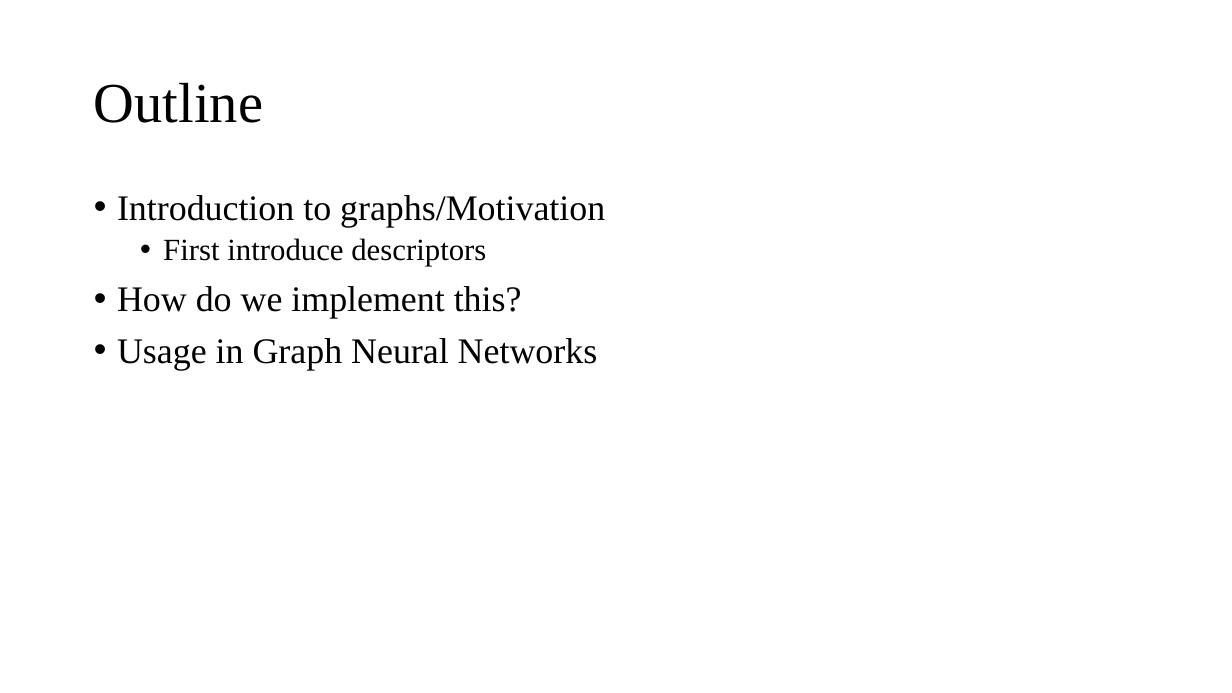
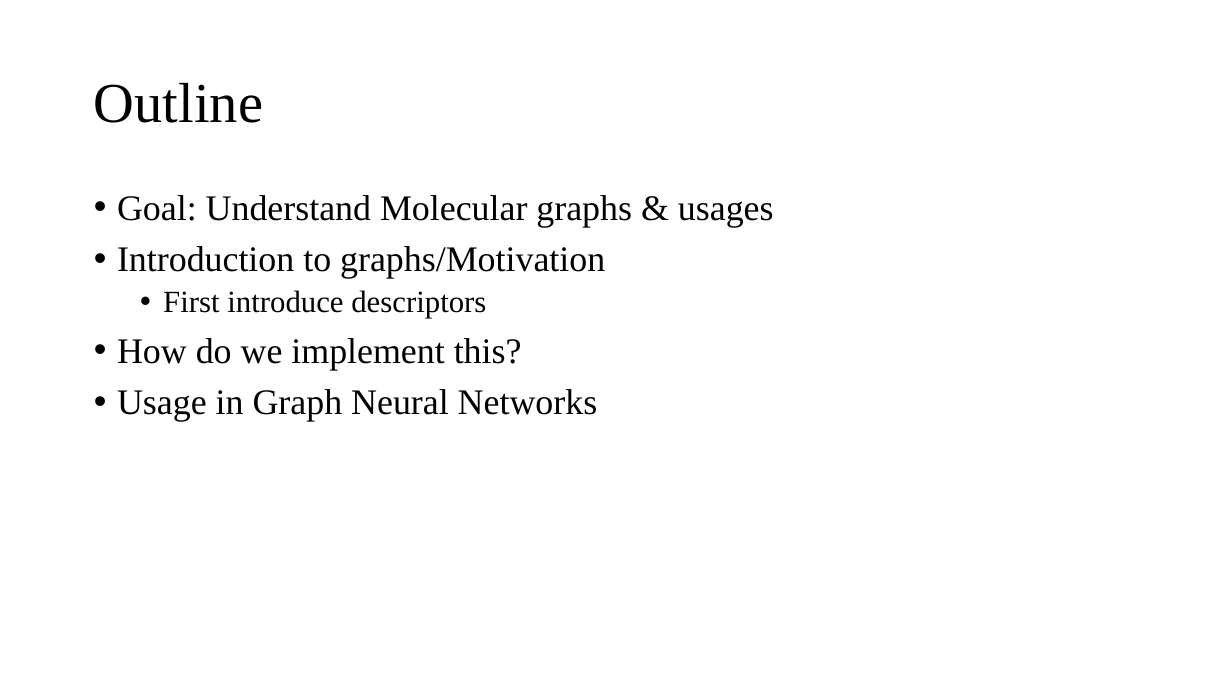
Before and after one commit to karsten3112/Computational-Physics, a slide deck: slide 2 of Portfolio-slides/Molecular graphs.pptx. Drawn at 1232x693 pixels with LibreOffice and Linux fonts; fonts in the diff are those of the drawing. Boxes give left, top, right and bottom in pixels: in the first picture for what was removed or moved away, otherwise in the second. Text is boxed around its words. In the diff, an @@ line names an element or a change of style, - is before the commit and + after.

```diff
--- a/Portfolio-slides/Molecular graphs.pptx
+++ b/Portfolio-slides/Molecular graphs.pptx
@@ text at (117,195,774,227): paragraph added @@
+• Goal: Understand Molecular graphs & usages
```
Also in this commit, not shown: 2 other slides changed, 3 slides added, 21 other files.
